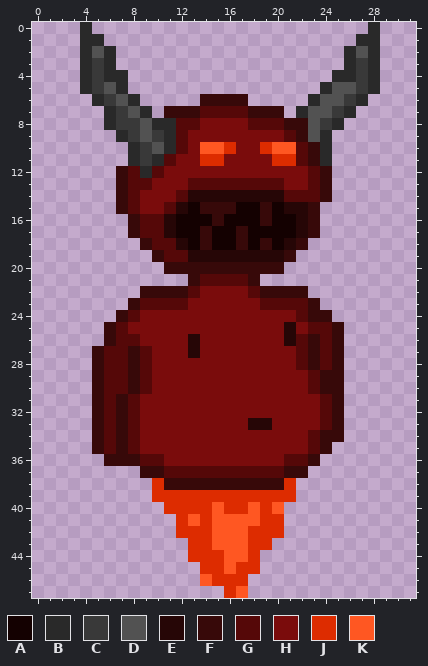
Two versions of one pixel-art sprite, Enemies/Sprayer/Art/Sprayer315.png. Above, as it was before the edit.
The file is 32x48 pixels.
Palette (. is transparent): A #140101  B #292929  C #393939  D #525252  E #260606  F #370909  G #550808  H #7a0c0c  J #dd2c00  K #ff5722
Pixels before, first column x 4:
 0 B.......................B
 1 BB.....................BB
 2 BDB...................BDB
 3 BCB...................BCB
 4 BCBB.................BBCB
 5 BCDB................BDDCB
 6 .BCDB.....FFFF.....BDDCB.
 7 ..BCDB.FFFGGGGFFF.BDDCB..
 8 ..BCCDBBGGHHHHGGGFFDCB...
 9 ...BCDCBGHHHHHHHHGFDB....
10 ....BCDBGHKKJHHJKKGFB....
11 ....BCBGHHJJHHHHJJGFB....
12 ...FGBGHHHHHHHHHHHHGF....
13 ...FGGHHHGGGGGGGGHHGF....
14 ...FGHHHGEEEEEEEEGGGF....
15 ...FGHHGEAFFFAAFAEEF.....
16 ....FGGEAAAFAAAFAAEF.....
17 ....FGGEAAFAAFAAAAEF.....
18 .....FGGEAFAAFAFAEF......
19 ......FGGEEEEEEEEF.......
20 .......FFFFFFFFFF........
21 .........FGGGGF..........
22 .....FFFFGHHHHGFFFF......
23 ....FGGGGHHHHHHGGGGF.....
24 ...FGHHHHHHHHHHHHHGFF....
25 ..FGHHHHHHHHHHHHHEHGGF...
26 ..FGGHHHHEHHHHHHHEGFGF...
27 .FGGFGHHHEHHHHHHHHGFGF...
28 .FGGFGHHHHHHHHHHHHGFGF...
29 .FGGFGHHHHHHHHHHHHHGFF...
30 .FGGFGHHHHHHHHHHHHHGFF...
31 .FGFGHHHHHHHHHHHHHHHGF...
32 .FGFGHHHHHHHHHHHHHHHGF...
33 .FGFGHHHHHHHHHEEHHHHGF...
34 .FGFGHHHHHHHHHHHHHHGFF...
35 .FGFGHHHHHHHHHHHHHHGF....
36 ..FFFGGHHHHHHHHHHGGF.....
37 .....FFGGGGGGGGGGFF......
38 ......JFFFFFFFFFFJ.......
39 ......JJJJJJJJJJJJ.......
40 .......JJJJKJJKJK........
41 ........JKJKKKKJJ........
42 ........JJJKKKJJJ........
43 .........JJKKKJJ.........
44 .........JJJKKJ..........
45 ..........JJKJJ..........
46 ..........KJJJ...........
47 ............JK...........
The same view after the edit:
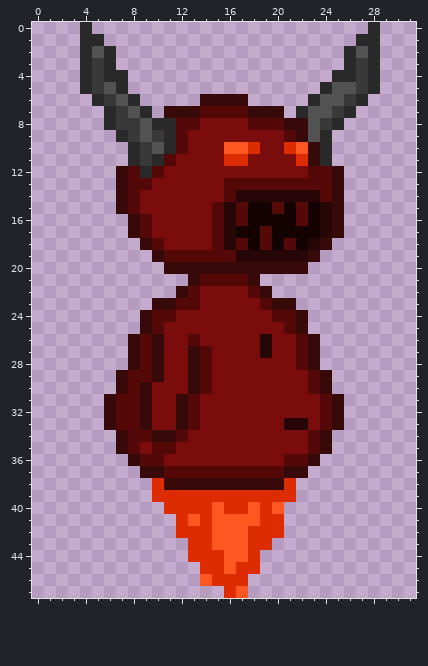
Log entry: Fixed Sprayer Enemy Textures
Edits made:
Colour E becomes colour A in row 15 at x 21; in row 17 at x 22.
Colour F becomes colour A in rows 15 to 16 at x 19 and 23; in row 17 at x 17 and 23; in row 18 at x 22.
The author put colour E in rows 15 to 17 at x 24; in row 18 at x 23; in row 19 at x 22.
Colour A becomes colour E in rows 16 to 18 at x 16.
Colour F becomes colour E in row 15 at x 16; in row 19 at x 21.
Colour G becomes colour E in row 14 at x 21 to 23.
Colour H becomes colour E in rows 26 to 27 at x 19; in row 33 at x 21 to 22.
The author put colour F in rows 12 to 17 at x 25; in row 18 at x 24; in row 19 at x 23; in row 20 at x 21 to 22.
Colour E becomes colour F in row 27 at x 13.
Colour G becomes colour F in row 23 at x 10 to 11 and 20 to 21; in row 24 at x 22; in row 26 at x 8; in row 29 at x 7; in row 30 at x 7 and 9; in rows 31 to 33 at x 6.
Colour H becomes colour F in row 24 at x 9; in row 25 at x 9 and 22; in rows 26 to 27 at x 10; in rows 28 to 29 at x 10 and 13; in row 30 at x 13; in rows 31 to 33 at x 9 and 12.
Colour H becomes colour F in row 34 at x 10 to 11.
Colour A becomes colour G in row 15 at x 17 and 20; in row 16 at x 17; in row 17 at x 15 and 19; in row 18 at x 15.
Colour E becomes colour G in row 14 at x 16; in rows 15 to 16 at x 22; in row 18 at x 21; in row 19 at x 13 to 16; in row 25 at x 21; in row 26 at x 13.
Colour F becomes colour G in rows 12 to 14 at x 24; in rows 15 to 16 at x 15; in row 18 at x 17 and 19; in rows 29 to 30 at x 8; in rows 31 to 33 at x 7.
Colour H becomes colour G in row 13 at x 21 to 22; in row 23 at x 13; in row 24 at x 10 to 11 and 20 to 21; in row 25 at x 10; in row 26 at x 9; in rows 27 to 30 at x 14.
Colour H becomes colour G in rows 31 to 33 at x 13; in row 34 at x 9 and 12; in row 35 at x 10 to 11.
Colour A becomes colour H in row 15 at x 13; in row 16 at x 12 to 14; in row 17 at x 12 to 13; in row 18 at x 13.
Colour E becomes colour H in row 14 at x 13 to 15; in row 15 at x 12; in rows 16 to 17 at x 11; in row 18 at x 12; in row 26 at x 21; in row 33 at x 18 to 19.
Colour F becomes colour H in row 15 at x 14; in rows 17 to 18 at x 14.
Colour G becomes colour H in row 13 at x 13 to 15; in row 14 at x 12; in row 15 at x 11; in rows 16 to 17 at x 10; in row 18 at x 11.
Colour J becomes colour H in row 10 at x 19; in row 11 at x 14 to 15 and 20 to 21.
Colour K becomes colour H in row 10 at x 14 to 15 and 20.
Colour G becomes colour J in row 11 at x 22.
Colour H becomes colour J in row 10 at x 18; in row 11 at x 16 to 17.
Colour K becomes colour J in row 10 at x 21.
Colour G becomes colour K in row 10 at x 22.
Colour H becomes colour K in row 10 at x 17.
Colour J becomes colour K in row 10 at x 16.
The author cleared colour F in row 22 at x 9 to 11 and 20 to 22; in row 23 at x 8 and 23; in row 24 at x 7 and 23 to 24; in rows 25 to 26 at x 6 and 25; in rows 27 to 30 at x 5 and 25; in rows 31 to 33 at x 5.
The author cleared colour F in row 34 at x 5 and 25; in row 35 at x 5; in row 36 at x 6 to 7.
The author cleared colour G in row 23 at x 9 and 22; in row 24 at x 8; in row 25 at x 7 and 23 to 24; in row 26 at x 7 and 24; in rows 27 to 28 at x 6 to 7 and 24; in rows 29 to 30 at x 6.
The author cleared colour G in rows 34 to 35 at x 6.
The author cleared colour H in row 25 at x 8.
Changed places in both pictures, as pixel boxes (x1, y1, x2, y2):
changed: (92, 142, 344, 466)
